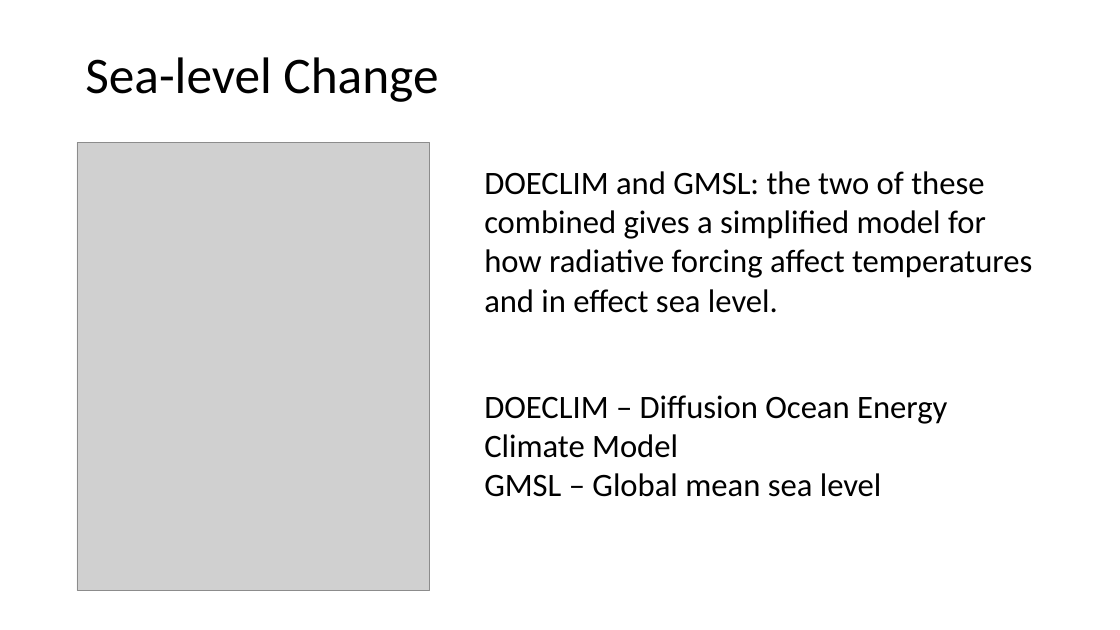
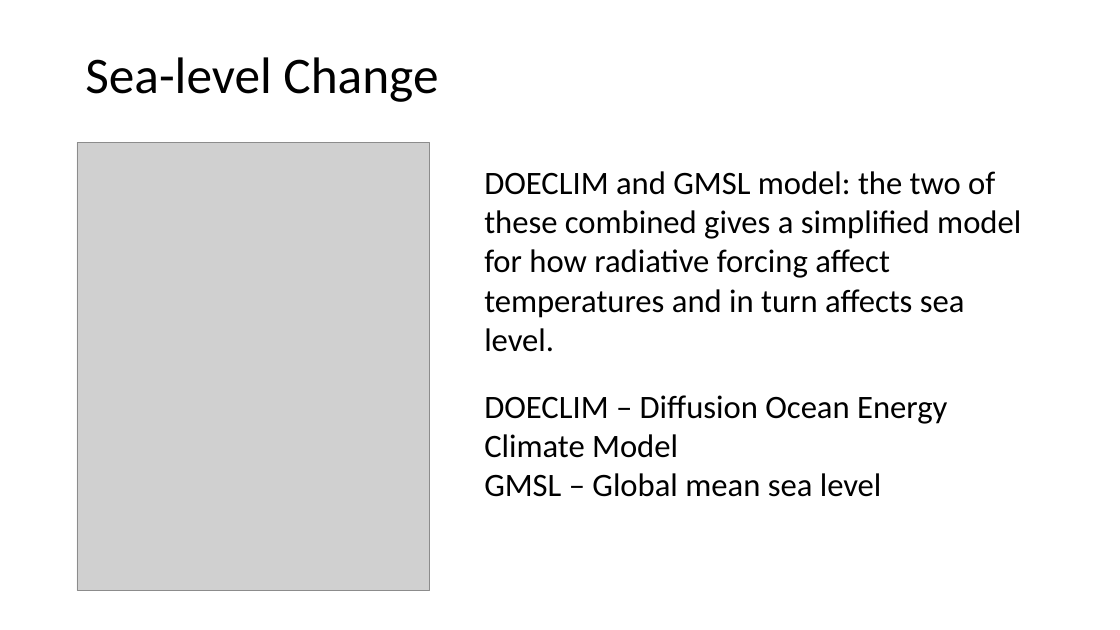
Before and after one commit to niharnandan/thesis, a slide deck: slide 3 of Mid Semester Presentation.pptx. Drawn at 1120x630 pixels with LibreOffice and Linux fonts; fonts in the diff are those of the drawing; grey boxes stand for pictures. Boxes give left, top, right and bottom in pixels: in the first picture for what was removed or moved away, otherwise in the second. Text is boxed around its words. In the diff, an @@ line names an element or a change of style, - is before the commit and + after.

```diff
--- a/Mid Semester Presentation.pptx
+++ b/Mid Semester Presentation.pptx
@@ text at <box>484,171,1021,352</box>: text changed @@
-DOECLIM and GMSL: the two of these combined gives a simplified model for how radiative forcing affect temperatures and in effect sea level.
+DOECLIM and GMSL model: the two of these combined gives a simplified model for how radiative forcing affect temperatures and in turn affects sea level.
```
Also in this commit, not shown: 6 other slides changed, 1 slide added.
